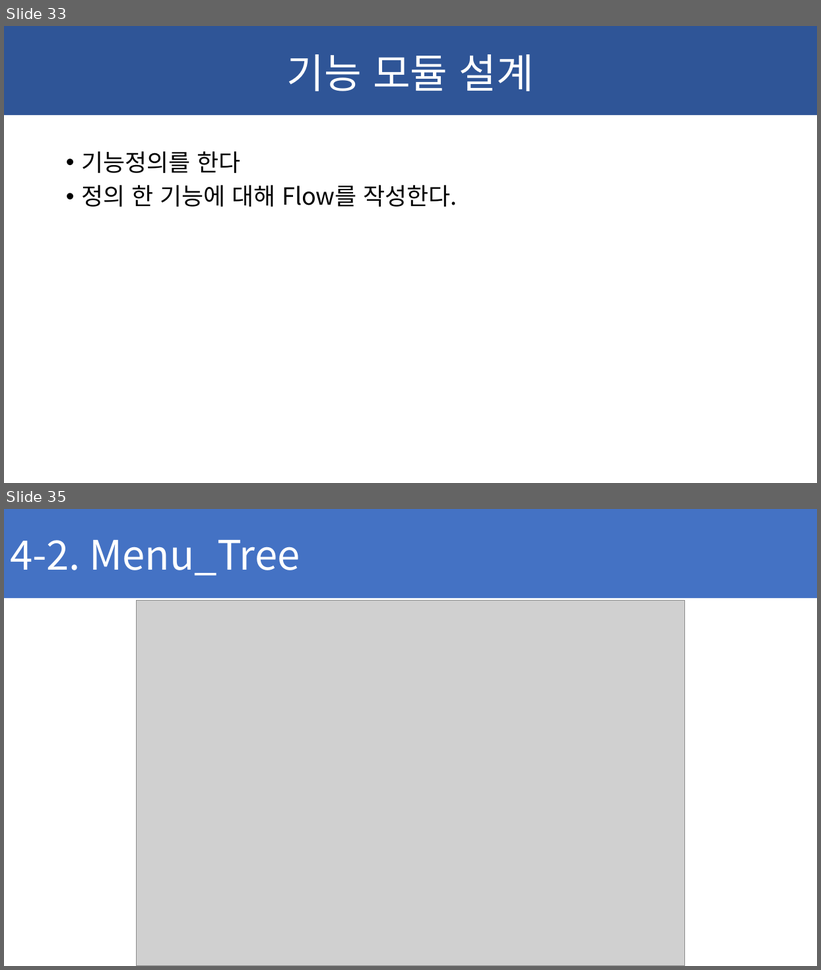
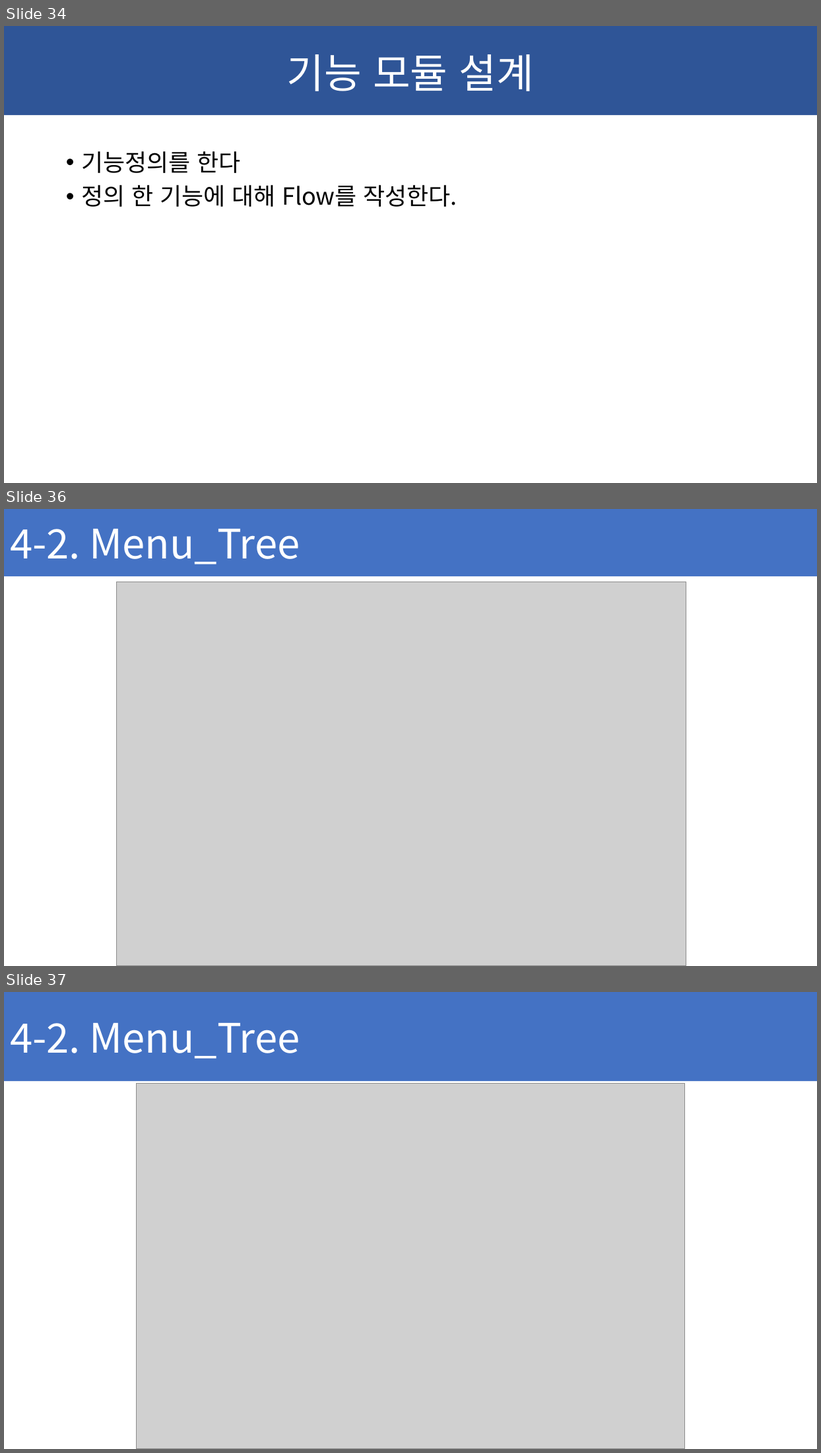
Before and after one commit to ChaeSung-Lee/DJ_InternShip, a slide deck: 2021_Summer/jp.hong/Project_BnC_jph.pptx. Shown one above the other, each under a label of ours: slides 33 and 35 before the commit, slides 34, 36 and 37 after it; the slides between them are not shown. The pictures are 821x970 and 821x1453 pixels, drawn with LibreOffice and Linux fonts; fonts in the diff are those of the drawing; grey boxes stand for pictures. Boxes give left, top, right and bottom in pixels: in the first picture for what was removed or moved away, otherwise in the second. Text is boxed around its words. In the diff, an @@ line names an element or a change of style, - is before the commit and + after.

Commit message:
add Menu_Tree, edit Requirement

```diff
--- a/2021_Summer/jp.hong/Project_BnC_jph.pptx
+++ b/2021_Summer/jp.hong/Project_BnC_jph.pptx
@@ slide 36 added at box(4, 509, 817, 966), background #FFFFFF @@
@@ rectangle added at box(4, 509, 817, 576), fill #4472C4, 48 pt, text #FFFFFF @@
+4-2. Menu_Tree
@@ picture added at box(116, 582, 686, 966) @@
@@ what was slide 33 is now slide 34 @@
@@ what was slide 35 is now slide 37 @@
```
Also in this commit, not shown: 1 slide changed, 2 other slides added, 1 slide removed.
